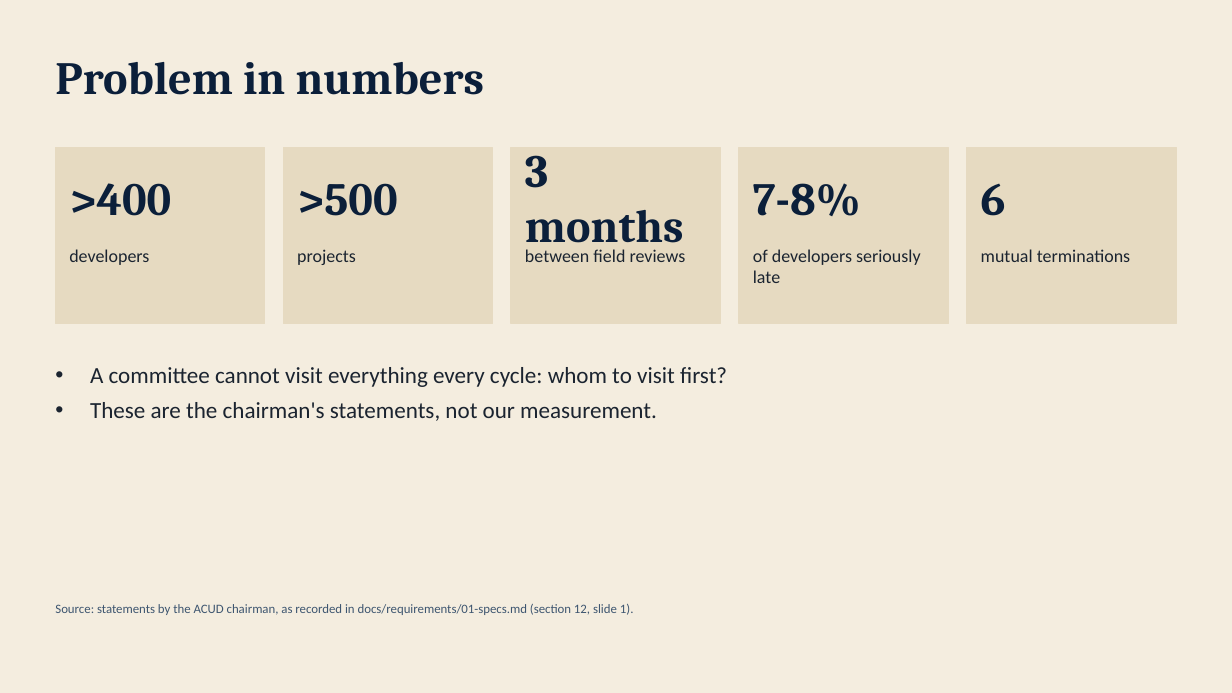
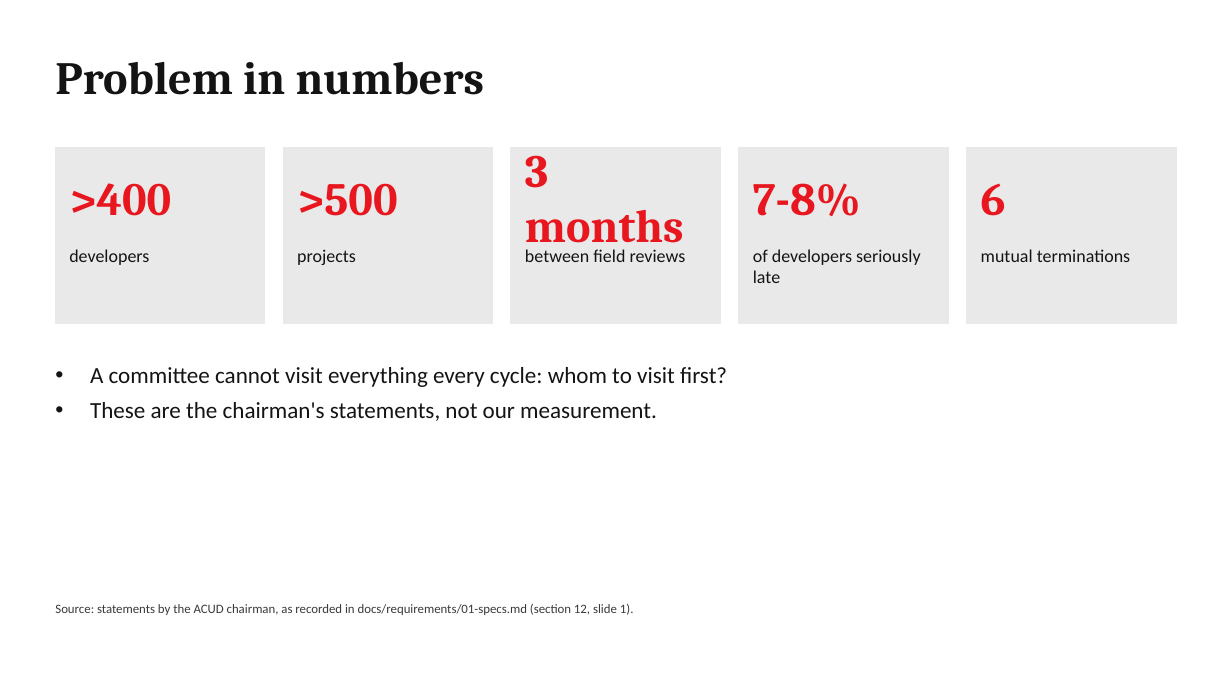
Before and after one commit to elsayedelmandoh/spaceeye-geoai, a slide deck: slide 1 of docs/deliverables/01-presentation.pptx. Drawn at 1232x693 pixels with LibreOffice and Linux fonts; fonts in the diff are those of the drawing. Boxes give left, top, right and bottom in pixels: in the first picture for what was removed or moved away, otherwise in the second. Text is boxed around its words. In the diff, an @@ line names an element or a change of style, - is before the commit and + after.

Commit message:
docs: recolor the deck to the ACUD red, black and white palette (T-EL-25)

```diff
--- a/docs/deliverables/01-presentation.pptx
+++ b/docs/deliverables/01-presentation.pptx
@@ background #F4EDDF to #FFFFFF @@
@@ text "Problem in numbers" at [55, 62, 485, 95]: text colour #0B1F3A to #141414 @@
@@ fill #E6DAC1 to #E9E9E9; outline #E6DAC1 1 pt to #E9E9E9 1 pt in 5 elements at [55, 148, 265, 323], [284, 148, 494, 323], [511, 148, 721, 323], [739, 148, 949, 323], [967, 148, 1177, 323] @@
@@ text colour #0B1F3A to #E8161E in 5 elements at [69, 183, 171, 216], [297, 183, 398, 216], [525, 155, 684, 252], [753, 183, 861, 216], [981, 184, 1006, 216] @@
@@ text colour #1B2430 to #141414 in 6 elements at [69, 249, 149, 265], [297, 249, 356, 265], [525, 249, 686, 262], [753, 249, 921, 283], [981, 249, 1130, 262], [90, 367, 727, 421] @@
@@ text "Source: statements by the ACUD ..." at [55, 604, 634, 615]: text colour #3E5670 to #3A3A3A @@
```
Also in this commit, not shown: 11 other slides changed.
